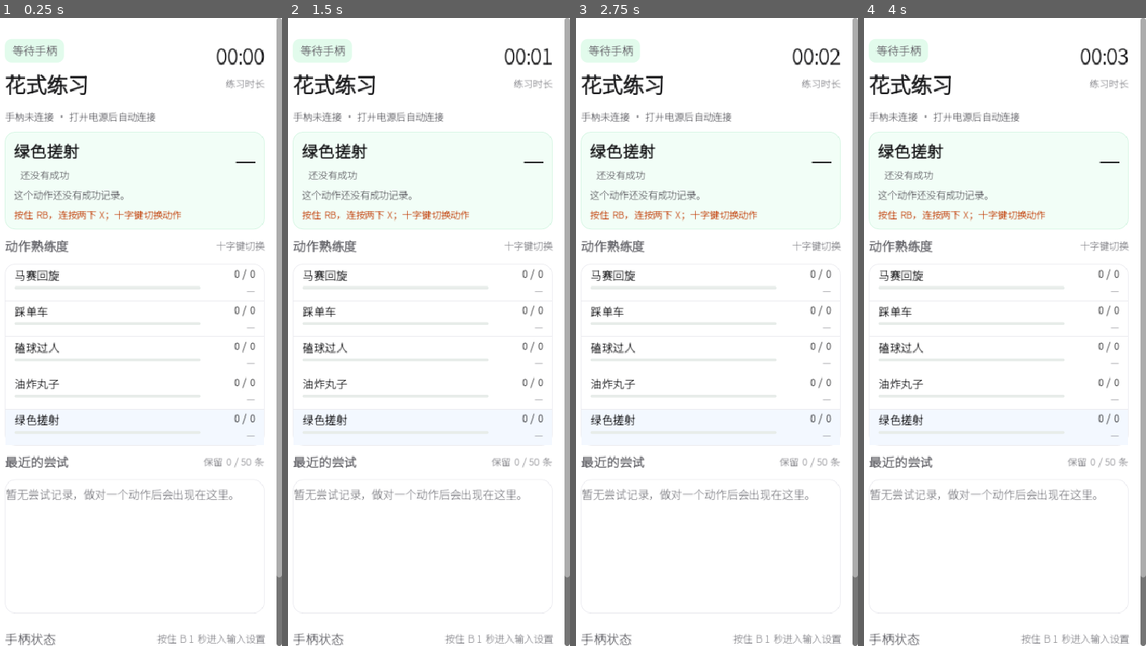
Above: before the commit, frames 1-4 (left to right).
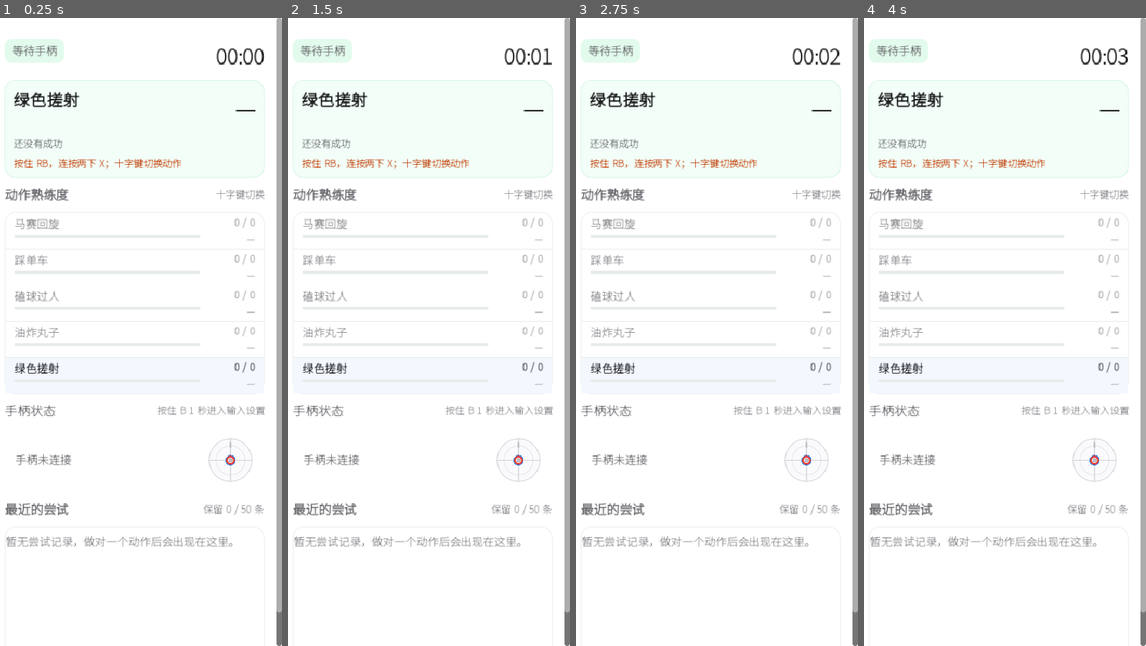
Above: after the commit, the same moments.

Repository: romejiang/fifa-trainer
Game: Godot game, scene res://src/ui/main.tscn
The game is run twice, just before and just after one commit, with the same random seed, the same clock (stepped at 60 frames per second) and the same inputs.
Inputs (mouse positions are in pixels of both pictures, inside the frame that each line leads up to):
- Up to frame 1 (0.25 s): no input
- Up to frame 2 (1.5 s): tap Enter at 0.5 s; move the mouse to (488, 300) at 0.52 s; tap B at 0.6, 1.35 s; click (488, 300) at 0.67 s; tap Space at 1.25 s; move the mouse to (366, 363) at 1.27 s; hold A from 1.28 s (still down)
- Up to frame 3 (2.75 s): tap Enter at 2 s; move the mouse to (742, 193) at 2.02 s; release A at 2.03 s; tap B at 2.1 s
- Up to frame 4 (4 s): tap Space at 2.75 s; move the mouse to (988, 457) at 2.77 s; tap B at 2.85, 3.6 s; click (988, 457) at 2.92 s; tap Enter at 3.5 s; move the mouse to (1089, 426) at 3.52 s; hold A from 3.53 s (still down)

The runs differ from the first frame. In frame 1, 9.5% of the frame differs, in the area x 1-100%, y 8-100%; in frame 2, 9.5%; in frame 3, 9.5%; in frame 4, 9.5%.

Commit message:
feat(05): 单练模式 + 合并摇杆指示器 + 隐藏标题/设备行
- 十字键切换聚焦动作时调用 GestureEngine.set_focused_skill()，非聚焦动作只 observe/abandon；
  切换目标会静默清掉其余动作的半截进度
- StickIndicator 改为一个圆圈内蓝(LS)/红(RS)双指针，回中时仍可分辨
- 删除「花式练习」「练习时长」与顶部设备行，手柄状态卡移到最近尝试上方
- 英雄卡压到 3 行：动作名 / 成功状态+失败原因 / 按键提示
- 黄金回放补单练模式双向对照（聚焦绿色仍有判定，聚焦他项零判定）

Diff:
--- a/mobile/src/core/gesture_engine.gd
+++ b/mobile/src/core/gesture_engine.gd
@@ -76,6 +76,8 @@
 var _idle_cleared: bool = false
 var _outcomes: Array[Outcome] = []
 var _seq: int = 0
+## 单练模式：非空时只推进这一条动作，其余只做 observe/abandon。
+var focused_skill: StringName = &""
 
 
 ## `p_layout_confirmed` 默认 false：宁可什么都不判，也不要在轴映射未确认时给结论。
@@ -141,9 +143,26 @@
 ## 唯一动作的名字；零个或多个动作时为空串（多动作的状态行由 Phase 6 定义）。
 var skill_name: String:
 	get:
+		if focused_skill != &"":
+			return String(focused_skill)
 		if _skills.size() == 1:
 			return _skills[0].skill.name
 		return ""
+
+
+## 单练：只推进这一条动作。空串 = 全部启用（测试与旧行为）。
+func set_focused_skill(name: StringName) -> void:
+	if focused_skill == name:
+		return
+	focused_skill = name
+	# 切换单练目标时静默清掉其余动作的半截进度，避免旧手势在新目标上误判。
+	for active in _skills:
+		if not _is_focused(active):
+			active.detector.abandon()
+
+
+func _is_focused(active: ActiveSkill) -> bool:
+	return focused_skill == &"" or active.skill.name == String(focused_skill)
 
 
 ## 一帧。分支顺序见类文档，不许重排。
@@ -182,6 +201,8 @@
 	# 4. 按住某个动作的修饰键时，只判定需要这个键的动作（engine.py:291-301）。
 	var held_required: Array[String] = []
 	for active in _skills:
+		if not _is_focused(active):
+			continue
 		for button_name in active.skill.required_buttons:
 			if frame.buttons.has(button_name) and not held_required.has(button_name):
 				held_required.append(button_name)
@@ -200,6 +221,11 @@
 		_idle_cleared = false
 
 	for active in _skills:
+		# 单练模式：非聚焦动作只更新外部按键状态并静默清空进度。
+		if not _is_focused(active):
+			active.detector.observe(frame)
+			active.detector.abandon()
+			continue
 		# a) 按住了别的动作的修饰键 -> 静默丢弃半截进度，不能过一会儿报「没做完」。
 		if not held_required.is_empty() and not _requires_any(active.skill, held_required):
 			active.detector.observe(frame)
@@ -281,6 +307,8 @@
 	for active in _skills:
 		var failure := active.detector.pop_failure()
 		if failure == null:
+			continue
+		if not _is_focused(active):
 			continue
 		if owner != null:
 			continue
@@ -331,6 +359,10 @@
 func status() -> String:
 	if not layout_confirmed:
 		return "未确认布局"
+	if focused_skill != &"":
+		for active in _skills:
+			if active.skill.name == String(focused_skill):
+				return active.detector.status()
 	if _skills.size() == 1:
 		return _skills[0].detector.status()
 	return display_title
--- a/mobile/src/ui/home_screen.gd
+++ b/mobile/src/ui/home_screen.gd
@@ -21,7 +21,7 @@
 
 ## 10 Hz：够读清摇杆与计数，也不会让文本整形占满一帧。
 const REFRESH_SECONDS := 0.1
-## 最近的尝试只保留最近 8 条（设计稿的「保留 8 / 50 条」）。
+## 最近的尝试只保留最近 50 条（设计稿的「保留 N / 50 条」）。
 const ATTEMPT_LIMIT := 50
 ## 熟练度进度条的目标次数（设计稿的 10 次目标）。
 const SKILL_TARGET := 10
@@ -57,8 +57,7 @@
 @onready var _pad: PanelContainer = %Pad
 @onready var _pad_text: Label = %PadText
 @onready var _attempts_hint: Label = %AttemptsHint
-@onready var _ls_stick: StickIndicator = %LsStick
-@onready var _rs_stick: StickIndicator = %RsStick
+@onready var _stick: StickIndicator = %Stick
 
 var _runtime: GestureEngine = null
 var _buffer: PadStateBuffer = null
@@ -83,7 +82,7 @@
 var _skill_styles: Array[StyleBoxFlat] = []
 var _skill_focus_styles: Array[StyleBoxFlat] = []
 
-# 最近尝试的固定 8 行。空列表时显示一行占位文案。
+# 最近尝试的固定 50 行。空列表时显示一行占位文案。
 var _attempt_rows: Array[PanelContainer] = []
 var _attempt_times: Array[Label] = []
 var _attempt_names: Array[Label] = []
@@ -248,6 +247,10 @@
 	if value == _focused:
 		return
 	_focused = value
+	if _runtime != null:
+		var active := _runtime.active_skills()
+		if value >= 0 and value < active.size():
+			_runtime.set_focused_skill(active[value].skill.name)
 	_apply_skill_focus()
 	_refresh_hero()
 
@@ -287,14 +290,14 @@
 	var parts := split_name(skill.name)
 	_hero_name.text = parts[0]
 	_hero_en.text = parts[1]
-	_hero_state.text = hero_state_text(outcome)
+	var state := hero_state_text(outcome)
+	if outcome != null:
+		var detail := outcome.detail if outcome.ok else outcome.message
+		if not detail.is_empty():
+			state += " · " + detail
+	_hero_state.text = state
 	_hero_state.add_theme_color_override("font_color", _hero_state_color(outcome))
 	_hero_ms.text = hero_ms_text(outcome)
-	_hero_tip.text = hero_tip_text(outcome)
-	if outcome == null:
-		_hero_tip.add_theme_color_override("font_color", COLOR_TEXT_2)
-	else:
-		_hero_tip.add_theme_color_override("font_color", COLOR_GREEN_DEEP if outcome.ok else COLOR_FAILURE)
 	_hero_hint.text = hint_for(skill, _layout)
 
 
@@ -307,8 +310,11 @@
 	for index in active.size():
 		var item: ActiveSkill = active[index]
 		var parts := split_name(item.skill.name)
+		var focused := index == _focused
 		_skill_names[index].text = parts[0]
 		_skill_ratios[index].text = skill_ratio_text(item.hits, item.attempts)
+		_skill_names[index].add_theme_color_override("font_color", COLOR_TEXT if focused else COLOR_TEXT_3)
+		_skill_ratios[index].add_theme_color_override("font_color", COLOR_TEXT if focused else COLOR_TEXT_3)
 		_skill_bars[index].value = float(progress_value(item.hits))
 		var outcome: Outcome = item.last_outcome
 		if outcome == null:
@@ -346,11 +352,10 @@
 	var connected := _buffer != null and _buffer.device >= 0
 	var ls := Vector2.ZERO
 	var rs := Vector2.ZERO
-	if _buffer != null:
+	if connected and _buffer != null:
 		ls = Vector2(_buffer.axis_value(0), _buffer.axis_value(1))
 		rs = Vector2(_buffer.axis_value(2), _buffer.axis_value(3))
-	_ls_stick.set_value(ls)
-	_rs_stick.set_value(rs)
+	_stick.set_values(ls, rs)
 	_pad_text.text = pad_text(connected, ls, rs)
 
 
@@ -418,11 +423,15 @@
 
 func _apply_skill_focus() -> void:
 	for index in _skill_rows.size():
-		var style := _skill_focus_styles[index] if index == _focused else _skill_styles[index]
+		var focused := index == _focused
+		var style := _skill_focus_styles[index] if focused else _skill_styles[index]
 		_skill_rows[index].add_theme_stylebox_override("panel", style)
-
-
-## 最近尝试的 8 行固定节点；空列表的占位文案也在这里建。
+		if index < _skill_bars.size():
+			_skill_bars[index].add_theme_stylebox_override("fill",
+				_bar_style(Color("#00B84D") if focused else Color("#D9D9DE")))
+
+
+## 最近尝试的 50 行固定节点；空列表的占位文案也在这里建。
 func _build_attempt_rows() -> void:
 	if not _attempt_rows.is_empty():
 		return
--- a/mobile/src/ui/home_screen.tscn
+++ b/mobile/src/ui/home_screen.tscn
@@ -116,6 +116,7 @@
 text = "训练中"
 
 [node name="Title" type="Label" parent="Scroll/Margin/Root/Header/HeadMain"]
+visible = false
 unique_name_in_owner = true
 layout_mode = 2
 theme_override_colors/font_color = Color(0.113725, 0.113725, 0.121569, 1)
@@ -136,6 +137,7 @@
 horizontal_alignment = 2
 
 [node name="TimerLabel" type="Label" parent="Scroll/Margin/Root/Header/TimerBlock"]
+visible = false
 layout_mode = 2
 theme_override_colors/font_color = Color(0.556863, 0.556863, 0.576471, 1)
 theme_override_font_sizes/font_size = 13
@@ -143,6 +145,7 @@
 horizontal_alignment = 2
 
 [node name="Device" type="Label" parent="Scroll/Margin/Root"]
+visible = false
 unique_name_in_owner = true
 layout_mode = 2
 theme_override_colors/font_color = Color(0.431373, 0.431373, 0.45098, 1)
@@ -187,9 +190,11 @@
 text = "Green Finesse"
 text_overrun_behavior = 3
 
-[node name="HeroState" type="Label" parent="Scroll/Margin/Root/Hero/HeroBox/HeroTop/HeroId/HeroMeta"]
-unique_name_in_owner = true
-layout_mode = 2
+[node name="HeroState" type="Label" parent="Scroll/Margin/Root/Hero/HeroBox"]
+unique_name_in_owner = true
+layout_mode = 2
+autowrap_mode = 2
+size_flags_horizontal = 3
 theme_override_colors/font_color = Color(0.0235294, 0.419608, 0.164706, 1)
 theme_override_font_sizes/font_size = 13
 text = "还没有成功"
@@ -205,6 +210,7 @@
 
 [node name="HeroTip" type="Label" parent="Scroll/Margin/Root/Hero/HeroBox"]
 unique_name_in_owner = true
+visible = false
 layout_mode = 2
 theme_override_colors/font_color = Color(0.172549, 0.172549, 0.180392, 1)
 theme_override_font_sizes/font_size = 13
@@ -245,45 +251,6 @@
 unique_name_in_owner = true
 layout_mode = 2
 theme_override_constants/separation = 0
-
-[node name="AttemptsHead" type="HBoxContainer" parent="Scroll/Margin/Root"]
-layout_mode = 2
-theme_override_constants/separation = 8
-
-[node name="AttemptsTitle" type="Label" parent="Scroll/Margin/Root/AttemptsHead"]
-unique_name_in_owner = true
-layout_mode = 2
-size_flags_horizontal = 3
-theme_override_colors/font_color = Color(0.431373, 0.431373, 0.45098, 1)
-theme_override_font_sizes/font_size = 17
-text = "最近的尝试"
-
-[node name="AttemptsHint" type="Label" parent="Scroll/Margin/Root/AttemptsHead"]
-unique_name_in_owner = true
-layout_mode = 2
-theme_override_colors/font_color = Color(0.556863, 0.556863, 0.576471, 1)
-theme_override_font_sizes/font_size = 13
-text = "保留 8 / 50 条"
-
-[node name="AttemptsCard" type="PanelContainer" parent="Scroll/Margin/Root"]
-layout_mode = 2
-theme_override_styles/panel = SubResource("StyleBoxFlat_card")
-
-[node name="AttemptsScroll" type="ScrollContainer" parent="Scroll/Margin/Root/AttemptsCard"]
-custom_minimum_size = Vector2(0, 180)
-layout_mode = 2
-horizontal_scroll_mode = 0
-vertical_scroll_mode = 1
-
-[node name="Attempts" type="VBoxContainer" parent="Scroll/Margin/Root/AttemptsCard/AttemptsScroll"]
-unique_name_in_owner = true
-layout_mode = 2
-theme_override_constants/separation = 0
-
-[node name="Spacer" type="Control" parent="Scroll/Margin/Root"]
-custom_minimum_size = Vector2(0, 4)
-layout_mode = 2
-size_flags_vertical = 3
 
 [node name="PadHead" type="HBoxContainer" parent="Scroll/Margin/Root"]
 layout_mode = 2
@@ -321,14 +288,47 @@
 size_flags_horizontal = 3
 size_flags_vertical = 4
 
-[node name="LsStick" type="Control" parent="Scroll/Margin/Root/Pad/PadRow"]
-unique_name_in_owner = true
-custom_minimum_size = Vector2(52, 52)
+[node name="Stick" type="Control" parent="Scroll/Margin/Root/Pad/PadRow"]
+unique_name_in_owner = true
+custom_minimum_size = Vector2(64, 64)
 layout_mode = 2
 script = ExtResource("2_stick")
 
-[node name="RsStick" type="Control" parent="Scroll/Margin/Root/Pad/PadRow"]
-unique_name_in_owner = true
-custom_minimum_size = Vector2(52, 52)
-layout_mode = 2
-script = ExtResource("2_stick")
+[node name="AttemptsHead" type="HBoxContainer" parent="Scroll/Margin/Root"]
+layout_mode = 2
+theme_override_constants/separation = 8
+
+[node name="AttemptsTitle" type="Label" parent="Scroll/Margin/Root/AttemptsHead"]
+unique_name_in_owner = true
+layout_mode = 2
+size_flags_horizontal = 3
+theme_override_colors/font_color = Color(0.431373, 0.431373, 0.45098, 1)
+theme_override_font_sizes/font_size = 17
+text = "最近的尝试"
+
+[node name="AttemptsHint" type="Label" parent="Scroll/Margin/Root/AttemptsHead"]
+unique_name_in_owner = true
+layout_mode = 2
+theme_override_colors/font_color = Color(0.556863, 0.556863, 0.576471, 1)
+theme_override_font_sizes/font_size = 13
+text = "保留 8 / 50 条"
+
+[node name="AttemptsCard" type="PanelContainer" parent="Scroll/Margin/Root"]
+layout_mode = 2
+theme_override_styles/panel = SubResource("StyleBoxFlat_card")
+
+[node name="AttemptsScroll" type="ScrollContainer" parent="Scroll/Margin/Root/AttemptsCard"]
+custom_minimum_size = Vector2(0, 180)
+layout_mode = 2
+horizontal_scroll_mode = 0
+vertical_scroll_mode = 1
+
+[node name="Attempts" type="VBoxContainer" parent="Scroll/Margin/Root/AttemptsCard/AttemptsScroll"]
+unique_name_in_owner = true
+layout_mode = 2
+theme_override_constants/separation = 0
+
+[node name="Spacer" type="Control" parent="Scroll/Margin/Root"]
+custom_minimum_size = Vector2(0, 4)
+layout_mode = 2
+size_flags_vertical = 3
--- a/mobile/src/ui/stick_indicator.gd
+++ b/mobile/src/ui/stick_indicator.gd
@@ -1,37 +1,64 @@
-## 手柄摇杆指示器：一个圆 + 十字准星 + 跟手的小点。
+## 手柄摇杆指示器：一个圆 + 十字准星 + 蓝红两根指针。
 ##
-## 只负责画，不读设备；`set_value()` 由 HomeScreen 每帧调用。坐标是已归一化的
-## SDL 约定（x 右正、y 下正），所以小点位置可以直接映射到圆心 + value * 半径。
+## 只负责画，不读设备；`set_values()` 由 HomeScreen 每帧调用。坐标是已归一化的
+## SDL 约定（x 右正、y 下正），所以指针位置可以直接映射到圆心 + value * 半径。
+## 左摇杆用蓝色指针、右摇杆用红色指针，共用一个圆圈，像时钟一样。
 class_name StickIndicator
 extends Control
 
-## 当前摇杆值，范围 [-1, 1]。零 = 回中。
-var _value := Vector2.ZERO
-## 小点半径（像素）。
+## 左摇杆值，范围 [-1, 1]。零 = 回中。
+var _ls := Vector2.ZERO
+## 右摇杆值，范围 [-1, 1]。零 = 回中。
+var _rs := Vector2.ZERO
+
+## 指针圆点半径（像素）。
 const DOT_RADIUS := 5.0
+const COLOR_LS := Color("#0A84FF")
+const COLOR_RS := Color("#FF3B30")
 
 
-func set_value(value: Vector2) -> void:
-	var clamped := Vector2(clampf(value.x, -1.0, 1.0), clampf(value.y, -1.0, 1.0))
-	if clamped.is_equal_approx(_value):
+func set_values(ls: Vector2, rs: Vector2) -> void:
+	var next_ls := Vector2(clampf(ls.x, -1.0, 1.0), clampf(ls.y, -1.0, 1.0))
+	var next_rs := Vector2(clampf(rs.x, -1.0, 1.0), clampf(rs.y, -1.0, 1.0))
+	if next_ls.is_equal_approx(_ls) and next_rs.is_equal_approx(_rs):
 		return
-	_value = clamped
+	_ls = next_ls
+	_rs = next_rs
 	queue_redraw()
 
 
 func _draw() -> void:
 	var center := size * 0.5
-	var radius := minf(size.x, size.y) * 0.5 - 2.0
+	var radius := minf(size.x, size.y) * 0.5 - 3.0
 	if radius <= 0.0:
 		return
 	draw_circle(center, radius, Color("#FAFAFC"))
 	draw_arc(center, radius, 0.0, TAU, 64, Color("#DCDCE2"), 1.2, true)
 	draw_arc(center, radius * 0.68, 0.0, TAU, 48, Color("#E6E6EB"), 1.0, true)
-	draw_line(center + Vector2(-radius, 0), center + Vector2(radius, 0), Color("#D3D3DA"), 1.2, true)
-	draw_line(center + Vector2(0, -radius), center + Vector2(0, radius), Color("#D3D3DA"), 1.2, true)
-	draw_line(center + Vector2(0, -radius * 0.72), center + Vector2(0, -radius * 0.28),
-		Color("#B9B9C1"), 1.8, true)
-	var dot := center + Vector2(_value.x, _value.y) * (radius * 0.62)
-	draw_circle(dot, DOT_RADIUS, Color("#FFFFFF"))
-	draw_arc(dot, DOT_RADIUS, 0.0, TAU, 24, Color("#1D1D1F"), 1.2, true)
-	draw_circle(dot, 2.0, Color(0.11, 0.11, 0.12, 0.55))
+	draw_line(center + Vector2(-radius, 0), center + Vector2(radius, 0),
+		Color("#D3D3DA"), 1.2, true)
+	draw_line(center + Vector2(0, -radius), center + Vector2(0, radius),
+		Color("#D3D3DA"), 1.2, true)
+	# 12 点刻度，确定「上」的方向。
+	draw_line(center + Vector2(0, -radius * 0.80), center + Vector2(0, -radius * 0.62),
+		Color("#B9B9C1"), 2.0, true)
+	_draw_needle(center, radius, _ls, COLOR_LS, true)
+	_draw_needle(center, radius, _rs, COLOR_RS, false)
+	draw_circle(center, 3.0, Color("#B9B9C1"))
+
+
+## 一根指针：从圆心到摇杆位置，末端一个圆点。
+##
+## 左摇杆画实心点、右摇杆画描边点：两根回中重叠时仍能看出是一蓝一红两个指针，
+## 而不是被后画的那个完全盖住。
+func _draw_needle(center: Vector2, radius: float, value: Vector2, color: Color,
+		filled: bool) -> void:
+	var reach := radius * 0.62
+	var tip := center + Vector2(value.x, value.y) * reach
+	draw_line(center, tip, Color(color, 0.5), 2.0, true)
+	if filled:
+		draw_circle(tip, DOT_RADIUS + 2.0, color)
+		return
+	draw_circle(tip, DOT_RADIUS, Color.WHITE)
+	draw_arc(tip, DOT_RADIUS, 0.0, TAU, 24, color, 2.4, true)
+	draw_circle(tip, 1.8, color)
--- a/mobile/tests/unit/test_gesture_engine.gd
+++ b/mobile/tests/unit/test_gesture_engine.gd
@@ -102,6 +102,7 @@
 		r.complete()
 		return
 	_check_counter_contracts(r, cases)
+	_check_focus_mode(r, cases, configs)
 	for case in cases:
 		_check_case(r, case, configs)
 	print("GESTURE_RUNTIME cases=%d mismatches=%d" % [cases.size(), _mismatches])
@@ -193,6 +194,59 @@
 
 ## 三条「反向对照」的机械落点：合成全局冷却必须吞掉命中，出厂冷却必须吞不掉；
 ## 10 连击必须正好完成一组。它们比较的是**期望值**，防止生成器把三条写成同一种形状。
+## 单练模式：非聚焦动作只 observe/abandon，不能产出判定。
+##
+## 用黄金夹具里的 `rt_green_ok` 轨迹做双向对照：聚焦绿色搓射必须仍有判定，
+## 聚焦别的动作时同一条轨迹必须一条判定都没有 —— 后者防止「置灰只是 UI 效果」。
+func _check_focus_mode(r, cases: Array, configs: Dictionary) -> void:
+	var green_case := {}
+	for case in cases:
+		if str(case.get("id", "")) == "rt_green_ok":
+			green_case = case
+			break
+	if green_case.is_empty():
+		_fail(r, "缺少 rt_green_ok，无法验证单练模式")
+		return
+	var config_key := str(green_case.get("config", "shipped"))
+	if not configs.has(config_key):
+		return
+	var config: AppConfig = configs[config_key]
+	var green_name := ""
+	var other_name := ""
+	for active in GestureEngine.new(config, true).active_skills():
+		if active.skill.kind == &"taps" and green_name.is_empty():
+			green_name = active.skill.name
+		elif active.skill.name != green_name and other_name.is_empty():
+			other_name = active.skill.name
+	r.check(not green_name.is_empty(), "出厂配置必须有一个 taps 动作供单练验证")
+	if green_name.is_empty():
+		return
+	var focused := GestureEngine.new(config, true)
+	focused.set_focused_skill(StringName(green_name))
+	var focused_outcomes := _replay(focused, green_case)
+	r.check(not focused_outcomes.is_empty(), "单练绿色搓射时同一轨迹必须仍有判定")
+	for outcome in focused_outcomes:
+		_eq_str(r, outcome.skill_name, green_name, "单练模式下 Outcome 只能来自聚焦动作")
+	var other := GestureEngine.new(config, true)
+	other.set_focused_skill(StringName(other_name))
+	var other_outcomes := _replay(other, green_case)
+	r.check(other_outcomes.is_empty(),
+		"单练 %s 时绿色搓射轨迹不得产生判定（实际 %d 条）"
+		% [other_name, other_outcomes.size()])
+	if not other_outcomes.is_empty():
+		_mismatches += 1
+
+
+func _replay(engine: GestureEngine, case: Dictionary) -> Array[Outcome]:
+	var collected: Array[Outcome] = []
+	var ls_points: Array = case.get("ls", [[0, 0.0, 0.9]])
+	for entry in case.get("frames", []):
+		var t_ms := int(entry[0])
+		engine.tick(_make_frame(entry, ls_points, t_ms))
+		collected.append_array(engine.pop_outcomes())
+	return collected
+
+
 func _check_counter_contracts(r, cases: Array) -> void:
 	for case in cases:
 		var case_id := str(case.get("id", ""))
